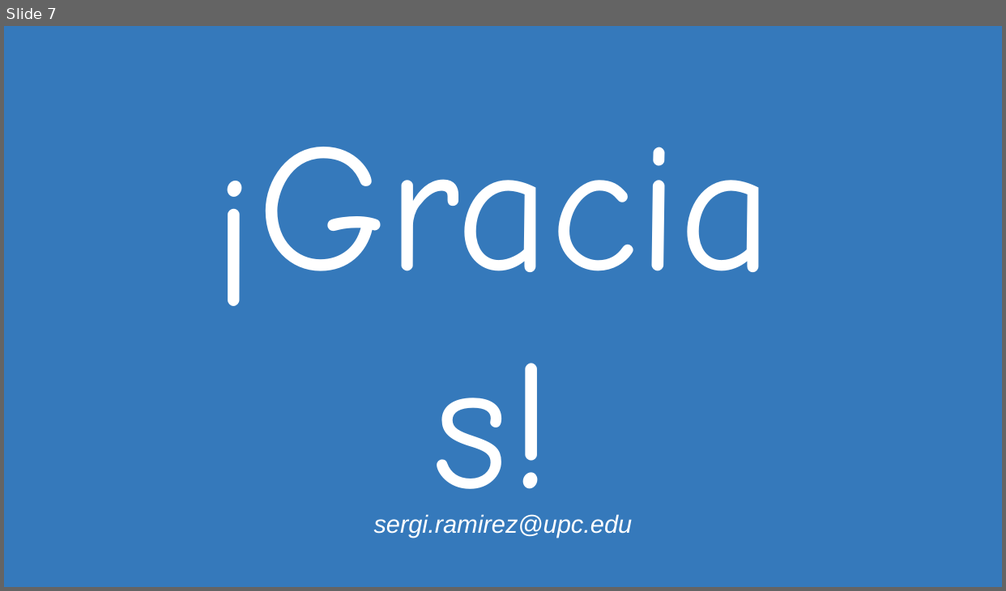
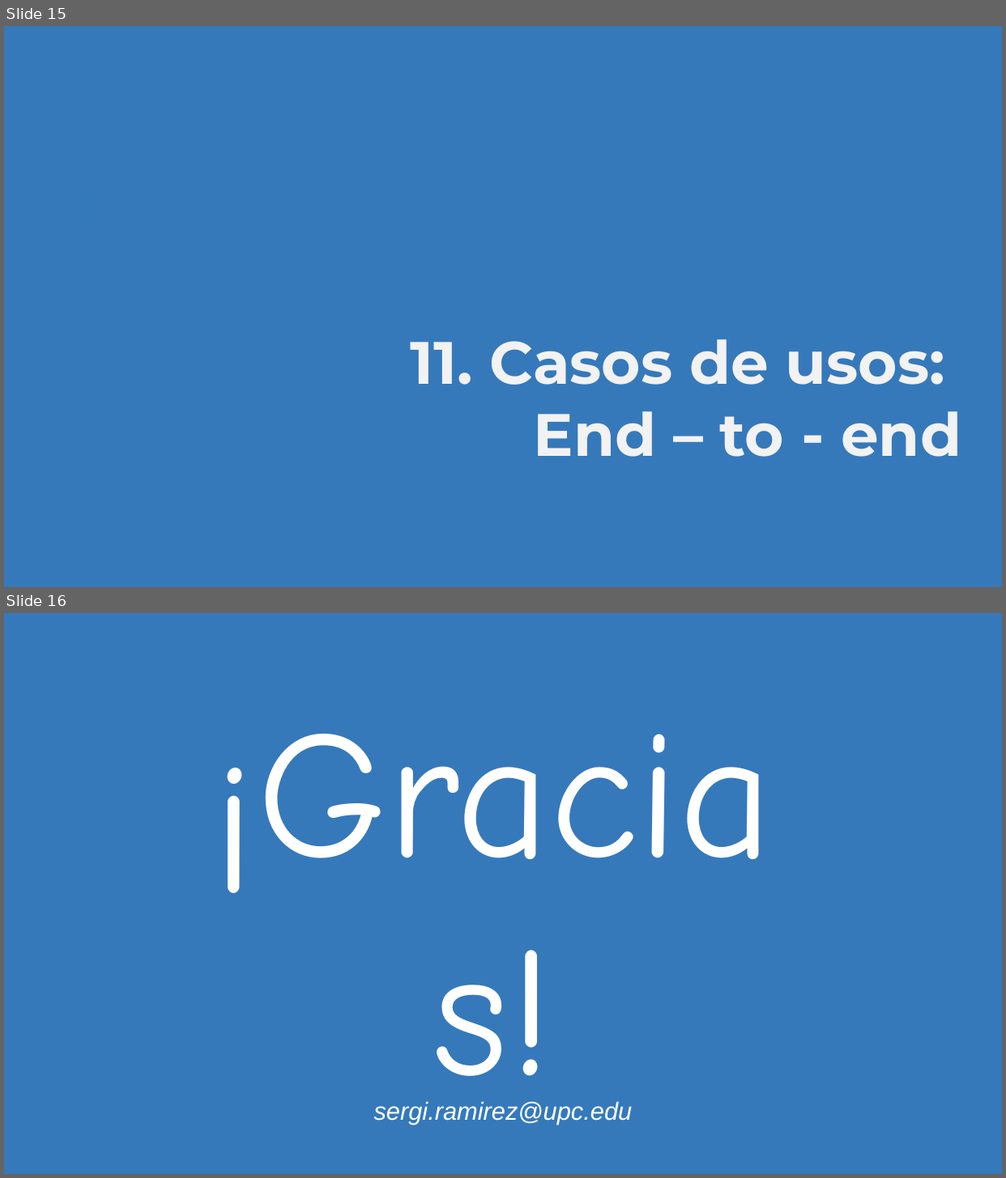
Before and after one commit to ramitjansIA/caixabank_formacion, a slide deck: 26Workshop.pptx. Shown one above the other, each under a label of ours: slide 7 before the commit, slides 15 and 16 after it. The pictures are 1006x591 and 1006x1178 pixels, drawn with LibreOffice and Linux fonts; fonts in the diff are those of the drawing; background and template pictures are left out. Boxes give left, top, right and bottom in pixels: in the first picture for what was removed or moved away, otherwise in the second. Text is boxed around its words. In the diff, an @@ line names an element or a change of style, - is before the commit and + after.

```diff
--- a/26Workshop.pptx
+++ b/26Workshop.pptx
@@ slide 15 added at (x1=4, y1=26, x2=1002, y2=587), background #3579BB @@
@@ text added at (x1=62, y1=185, x2=140, y2=255), 88 pt, text #3479BB, bold @@
+1.
@@ text added at (x1=410, y1=339, x2=961, y2=457), 115 pt, text #F2F2F2, bold @@
+11. Casos de usos:
+End – to - end
@@ what was slide 7 is now slide 16 @@
```
Also in this commit, not shown: 1 slide changed, 13 other slides added, 4 slides removed.
